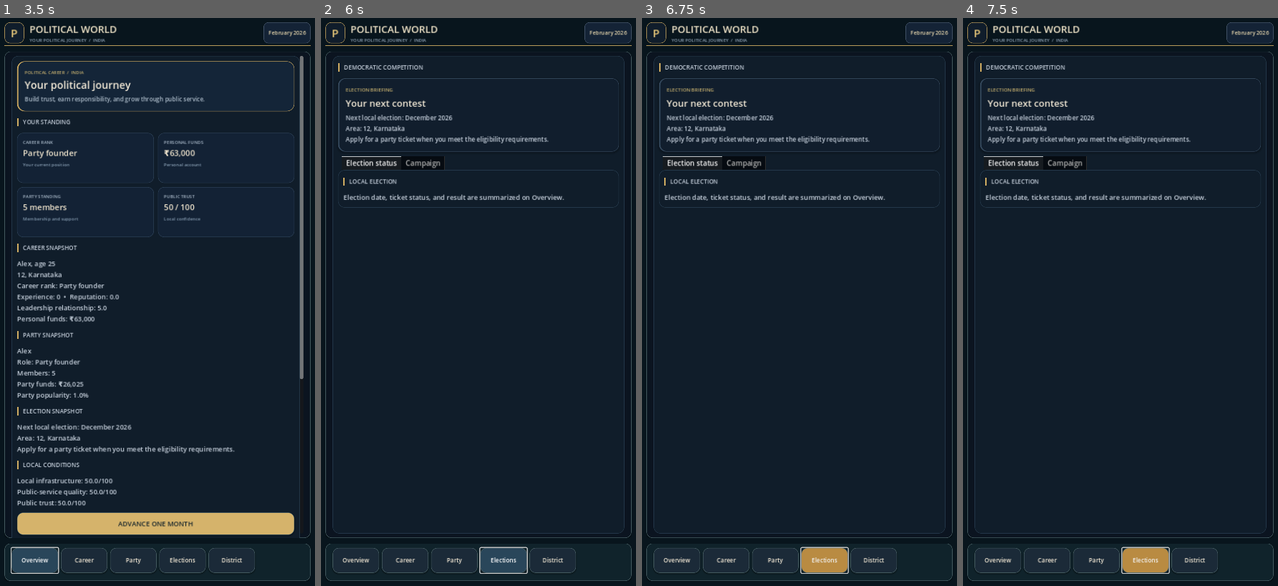
Above: before the commit, frames 1-4 (left to right).
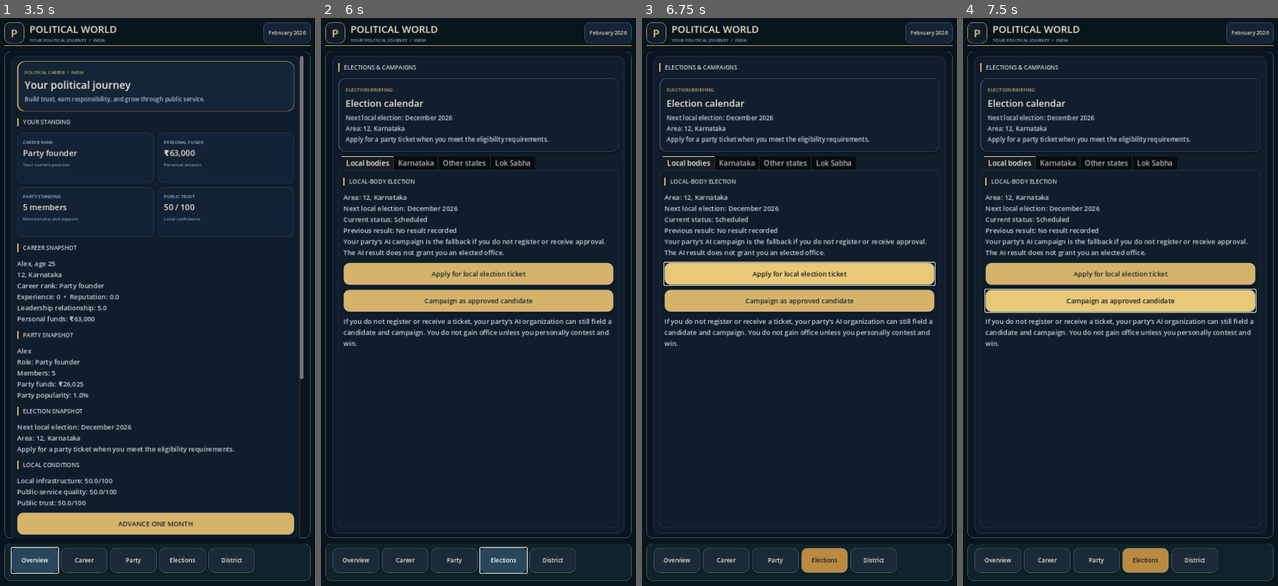
Above: after the commit, the same moments.

Repository: dhanushpoojary9740-boop/political-world
Game: Godot game, scene res://main.tscn
Same seed, same stepped clock (60 frames per second), same inputs: the game is played once before the commit and once after it.
Inputs (mouse positions are in pixels of both pictures, inside the frame that each line leads up to):
- Up to frame 1 (3.5 s): click (157, 125) at 0.52 s; type "Alex" at 0.6 s; click (157, 188) at 0.75 s; type "12" at 0.83 s; click (157, 228) at 0.98 s; type "Alex" at 1.07 s; click "FOUND MY OWN PARTY" at 1.25 s; click "ADVANCE ONE MONTH" at 2 s; click "Overview" at 2.75 s
- Up to frame 2 (6 s): click "Career" at 3.5 s; click "Party" at 4.25 s; click "Recruit through AI organizati…" at 5 s; click "Elections" at 5.75 s
- Up to frame 3 (6.75 s): click (799, 273) at 6.5 s, where only the run after the commit has a clickable "Apply for local election tick…"
- Up to frame 4 (7.5 s): click (1120, 302) at 7.25 s, where only the run after the commit has a clickable "Campaign as approved candidate"

Frame 1 is identical in both runs. In frame 2, 11% of the frame differs, in the area x 5-95%, y 8-90%; in frame 3, 11%, in the area x 5-95%, y 8-98%; in frame 4, 11%.

Commit message:
Add separate election calendar tabs and status views

Diff:
--- a/scripts/main.gd
+++ b/scripts/main.gd
@@ -33,6 +33,7 @@
 var duty_member_picker: OptionButton
 var duty_role_picker: OptionButton
 var party_member_status: Label
+var election_detail_labels: Dictionary = {}
 
 func _ready() -> void:
     world = WorldSimulationScript.new()
@@ -358,19 +359,34 @@
     _add_body(party_finances, "Personal cash, party funds, party debt, and election campaign spending are tracked separately. Values are a simplified game economy, not audited real-world party accounts.")
 
     var elections_page := _new_tab(dashboard_box, "Elections")
-    _add_section_title(elections_page, "DEMOCRATIC COMPETITION")
-    election_page_summary = _add_page_summary(elections_page, "ELECTION BRIEFING", "Your next contest", "Check the election schedule, ticket eligibility, and campaign status.")
+    _add_section_title(elections_page, "ELECTIONS & CAMPAIGNS")
+    election_page_summary = _add_page_summary(elections_page, "ELECTION BRIEFING", "Election calendar", "Each election type has its own schedule and campaign rules.")
     var election_tabs := TabContainer.new()
     election_tabs.size_flags_horizontal = Control.SIZE_EXPAND_FILL
+    election_tabs.size_flags_vertical = Control.SIZE_EXPAND_FILL
     elections_page.add_child(election_tabs)
-    var election_status := _new_tab(election_tabs, "Election status")
-    _add_section_title(election_status, "LOCAL ELECTION")
-    _add_body(election_status, "Election date, ticket status, and result are summarized on Overview.")
-    var election_campaign := _new_tab(election_tabs, "Campaign")
-    _add_section_title(election_campaign, "CANDIDATE ACTIONS")
-    _add_body(election_campaign, "Apply when eligible. Campaigning is available only after your party approves your ticket.")
-    _add_button(election_campaign, "Apply for local election ticket", func(): _run_activity("request_ticket"))
-    _add_button(election_campaign, "Campaign as approved candidate", func(): _run_activity("campaign"))
+
+    var local_elections := _new_tab(election_tabs, "Local bodies")
+    _add_section_title(local_elections, "LOCAL-BODY ELECTION")
+    election_detail_labels["local"] = _add_body(local_elections, "")
+    _add_button(local_elections, "Apply for local election ticket", func(): _run_activity("request_ticket"))
+    _add_button(local_elections, "Campaign as approved candidate", func(): _run_activity("campaign"))
+    _add_body(local_elections, "If you do not register or receive a ticket, your party’s AI organization can still field a candidate and campaign. You do not gain office unless you personally contest and win.")
+
+    var karnataka_elections := _new_tab(election_tabs, "Karnataka")
+    _add_section_title(karnataka_elections, "KARNATAKA ASSEMBLY")
+    election_detail_labels["karnataka"] = _add_body(karnataka_elections, "")
+    _add_body(karnataka_elections, "You act as party high command in Karnataka. Until a separate candidate-selection workflow is available, the AI organization handles campaign operations and candidate participation; no public office is granted automatically to you.")
+
+    var other_state_elections := _new_tab(election_tabs, "Other states")
+    _add_section_title(other_state_elections, "OTHER STATE ASSEMBLIES")
+    election_detail_labels["other_states"] = _add_body(other_state_elections, "")
+    _add_body(other_state_elections, "Your party’s state units autonomously select candidates, campaign, and contest in other states. Their results affect regional support and party strength.")
+
+    var national_elections := _new_tab(election_tabs, "Lok Sabha")
+    _add_section_title(national_elections, "LOK SABHA ELECTION")
+    election_detail_labels["national"] = _add_body(national_elections, "")
+    _add_body(national_elections, "National campaigning and seat allocation are AI-managed in this simulation. Election results update the shared political world; they do not appoint you to office unless your own candidacy and victory are explicitly modeled.")
 
     var district_page := _new_tab(dashboard_box, "District")
     _add_section_title(district_page, "PARTY LEADERSHIP")
@@ -851,6 +867,7 @@
         election_label.text = world.election_summary()
         if is_instance_valid(election_page_summary):
             election_page_summary.text = world.election_summary()
+        _refresh_election_tabs()
         conditions_label.text = world.local_conditions_summary()
         if is_instance_valid(world_politics_label):
             world_politics_label.text = world.world_politics_summary()
@@ -863,6 +880,41 @@
             office_label.text = world.office_summary().replace("\\n", "\n")
             _refresh_office_missions()
             _refresh_office_log()
+
+
+func _refresh_election_tabs() -> void:
+    if election_detail_labels.is_empty() or world.world_state.is_empty():
+        return
+    var local_text := "Area: %s\nNext local election: December %d\nCurrent status: %s\nPrevious result: %s\nYour party’s AI campaign is the fallback if you do not register or receive approval. The AI result does not grant you an elected office." % [
+        world.local_election_area(), world.local_election_year,
+        "Completed" if world.local_election_completed else "Scheduled",
+        world.last_local_election_result if world.last_local_election_year > 0 else "No result recorded"
+    ]
+    election_detail_labels["local"].text = local_text
+
+    var state_elections: Array = world.world_state.get("state_elections", [])
+    var karnataka_text := "Karnataka Assembly election schedule and AI campaign status.\n"
+    var other_text := "State | Next poll | Phase | Last result\n"
+    for election_variant in state_elections:
+        var election: Dictionary = election_variant
+        var state_name := str(election.get("state", ""))
+        var line := "%s | %s %d | %s | %s\n" % [
+            state_name, world._month_name(int(election.get("month", 1))), int(election.get("next_year", world.year)),
+            str(election.get("phase", "Scheduled")), str(election.get("last_result", "Not yet held"))
+        ]
+        if state_name == "Karnataka":
+            karnataka_text += line
+        else:
+            other_text += line
+    election_detail_labels["karnataka"].text = karnataka_text
+    election_detail_labels["other_states"].text = other_text
+
+    var national: Dictionary = world.world_state.get("national_election", {})
+    election_detail_labels["national"].text = "Next Lok Sabha poll: %s %d\nPhase: %s\nSeats modeled: %d\nLast result: %s\nAI-managed national campaigning and participation." % [
+        world._month_name(int(national.get("month", 5))), int(national.get("next_year", 2029)),
+        str(national.get("phase", "Scheduled")), int(national.get("seats", 543)),
+        str(national.get("last_result", "Not yet held"))
+    ]
 
 func _refresh_overview_metrics() -> void:
     if overview_metric_values.size() < 4:
